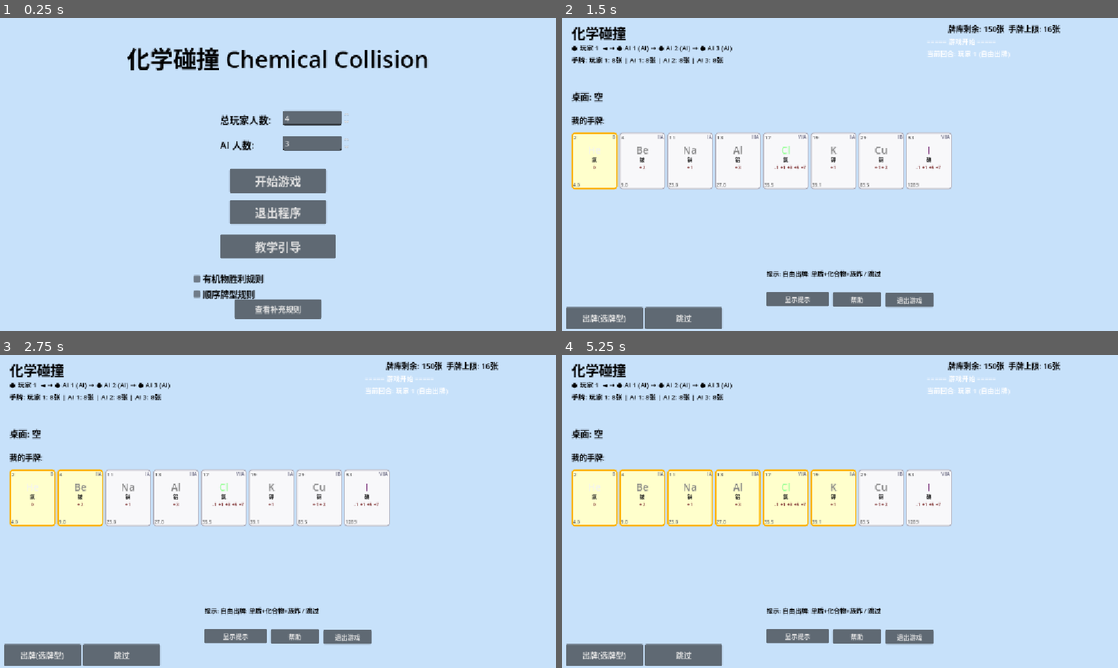
Above: before the commit, frames 1-4 (two rows, left to right).
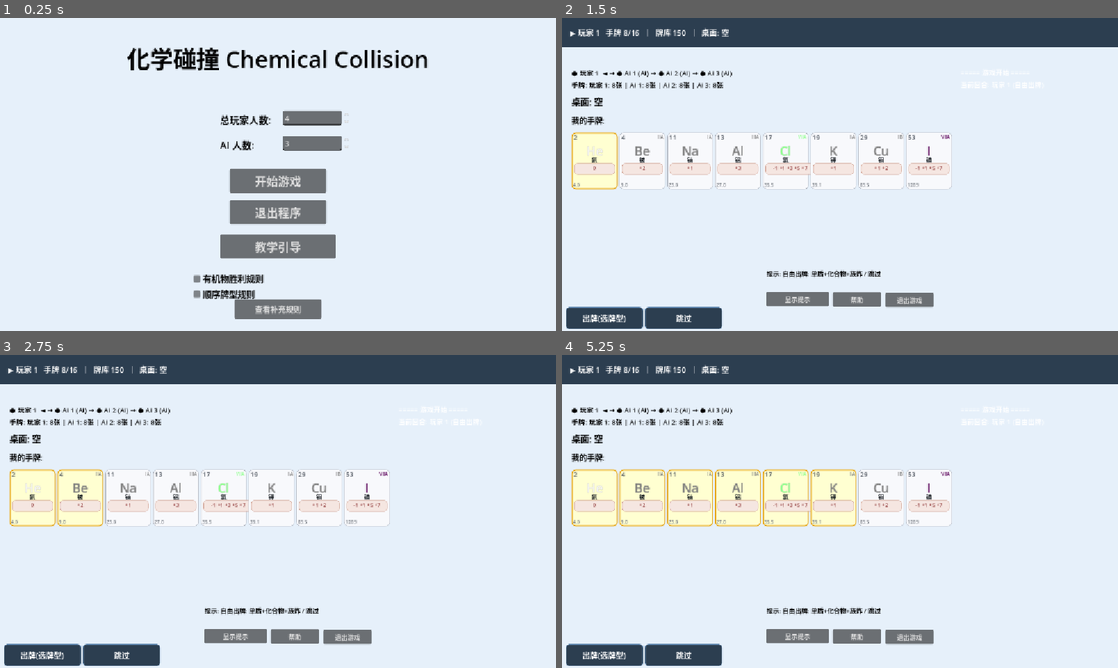
Above: after the commit, the same moments.

Repository: clear-rain108/Chemical_Collision
Game: Godot game, scene res://Main.tscn
Two runs of this game, one before a commit and one after it. Both use one fixed random seed, a clock stepped at 60 frames per second and the inputs below.
Inputs:
- Up to frame 1 (0.25 s): no input
- Up to frame 2 (1.5 s): click "开始游戏" at 0.5 s; click "2" at 1.25 s
- Up to frame 3 (2.75 s): click "4" at 2 s
- Up to frame 4 (5.25 s): click "11" at 2.75 s; click "13" at 3.5 s; click "17" at 4.25 s; click "19" at 5 s

The runs differ from the first frame. In frame 1, 91% of the frame differs, in the area x 0-100%, y 0-100%; in frame 2, 89%; in frame 3, 89%; in frame 4, 89%.

Commit message:
【优化】阶段1美术优化
更新了游戏内卡牌和桌面信息的美术，没涉及逻辑改动

Diff:
--- a/chemical-1/Main.tscn
+++ b/chemical-1/Main.tscn
@@ -26,7 +26,7 @@
 anchor_bottom = 1.0
 grow_horizontal = 2
 grow_vertical = 2
-color = Color(0.78, 0.88, 0.98, 1)
+color = Color(0.902, 0.941, 0.98, 1)
 
 [node name="StartTitle" type="Label" parent="StartPage" unique_id=682625676]
 layout_mode = 1
@@ -208,7 +208,7 @@
 anchor_bottom = 1.0
 grow_horizontal = 2
 grow_vertical = 2
-color = Color(0.78, 0.88, 0.98, 1)
+color = Color(0.902, 0.941, 0.98, 1)
 
 [node name="EndTitle" type="Label" parent="EndPage" unique_id=2051721356]
 layout_mode = 1
@@ -271,7 +271,7 @@
 anchor_bottom = 1.0
 grow_horizontal = 2
 grow_vertical = 2
-color = Color(0.78, 0.88, 0.98, 1)
+color = Color(0.902, 0.941, 0.98, 1)
 
 [node name="TutorialTitle" type="Label" parent="TutorialPage" unique_id=1094856710]
 layout_mode = 1
@@ -423,7 +423,7 @@
 anchor_bottom = 1.0
 grow_horizontal = 2
 grow_vertical = 2
-color = Color(0.78, 0.88, 0.98, 1)
+color = Color(0.902, 0.941, 0.98, 1)
 
 [node name="HelpRulesTitle" type="Label" parent="HelpPage_Rules" unique_id=961850435]
 layout_mode = 0
@@ -615,6 +615,7 @@
 text = "查看卡牌介绍 "
 
 [node name="HelpPage_Cards" type="Control" parent="." unique_id=1780342333]
+visible = false
 layout_mode = 1
 anchors_preset = 8
 anchor_left = 0.5
@@ -635,7 +636,7 @@
 anchor_bottom = 1.0
 grow_horizontal = 2
 grow_vertical = 2
-color = Color(0.78, 0.88, 0.98, 1)
+color = Color(0.902, 0.941, 0.98, 1)
 
 [node name="HelpCardsTitle" type="Label" parent="HelpPage_Cards" unique_id=1683842665]
 layout_mode = 0
@@ -835,7 +836,7 @@
 anchor_bottom = 1.0
 grow_horizontal = 2
 grow_vertical = 2
-color = Color(0.78, 0.88, 0.98, 1)
+color = Color(0.902, 0.941, 0.98, 1)
 
 [node name="HelpSuppTitle" type="Label" parent="HelpPage_Supp" unique_id=1434195713]
 layout_mode = 0
@@ -990,7 +991,6 @@
 text = "查看卡牌介绍"
 
 [node name="GamePage" type="Control" parent="." unique_id=1067851078]
-visible = false
 layout_mode = 1
 anchors_preset = 15
 anchor_right = 1.0
@@ -1005,7 +1005,7 @@
 anchor_bottom = 1.0
 grow_horizontal = 2
 grow_vertical = 2
-color = Color(0.78, 0.88, 0.98, 1)
+color = Color(0.902, 0.941, 0.98, 1)
 
 [node name="TitleLabel" type="Label" parent="GamePage" unique_id=973513050]
 layout_mode = 0
@@ -1020,9 +1020,9 @@
 [node name="InfoLabel" type="Label" parent="GamePage" unique_id=1255070432]
 layout_mode = 0
 offset_left = 20.0
-offset_top = 50.0
+offset_top = 42.0
 offset_right = 480.0
-offset_bottom = 140.0
+offset_bottom = 132.0
 theme_override_colors/font_color = Color(0, 0, 0, 1)
 theme_override_font_sizes/font_size = 14
 text = "初始化中..."
@@ -1030,9 +1030,9 @@
 [node name="TableLabel" type="Label" parent="GamePage" unique_id=119699122]
 layout_mode = 0
 offset_left = 20.0
-offset_top = 150.0
+offset_top = 100.0
 offset_right = 600.0
-offset_bottom = 180.0
+offset_bottom = 130.0
 theme_override_colors/font_color = Color(0, 0, 0, 1)
 theme_override_font_sizes/font_size = 18
 text = "桌面: 空"
@@ -1121,10 +1121,10 @@
 
 [node name="LogLabel" type="Label" parent="GamePage" unique_id=12348460]
 layout_mode = 0
-offset_left = 756.0
-offset_top = 37.0
-offset_right = 1146.0
-offset_bottom = 357.0
+offset_left = 826.0
+offset_top = 41.0
+offset_right = 1216.0
+offset_bottom = 361.0
 theme_override_font_sizes/font_size = 14
 text = "游戏日志:"
 autowrap_mode = 3
--- a/chemical-1/scripts/GameUI.gd
+++ b/chemical-1/scripts/GameUI.gd
@@ -43,6 +43,7 @@
 var hand_container: Control = null      # 手牌区 (HFlowContainer)
 var info_label: Label = null            # 牌权状态
 var deck_count_label: Label = null      # 牌库计数
+var status_bar_label: Label = null      # 顶部状态栏（当前玩家/手牌/牌库/桌面）
 var table_label: Label = null           # 桌面信息
 var log_label: Label = null             # 游戏日志
 var card_info_label: Label = null       # 可出牌型提示
@@ -187,6 +188,7 @@
 		help_btn = game_page.get_node_or_null("HelpBtn")
 		tutorial_label = game_page.get_node_or_null("TutorialLabel")
 		deck_count_label = game_page.get_node_or_null("DeckCountLabel")
+		_build_status_bar()
 		if hint_button:
 			hint_button.toggled.connect(_on_hint_toggled)
 		if quit_button:
@@ -721,6 +723,7 @@
 		return
 	_update_info_label()
 	_update_table_label()
+	_update_status_bar()
 	_update_log_label()
 	_update_action_panel()
 	_update_hand_buttons()
@@ -733,6 +736,65 @@
 func _update_info_label() -> void:
 	if info_label and game_manager:
 		info_label.text = _format_player_status()
+
+# ============================================================
+# 八之二、顶部状态栏（当前玩家 / 手牌数 / 上限 / 牌库 / 桌面）
+# ============================================================
+func _build_status_bar() -> void:
+	if not game_page or status_bar_label != null:
+		return
+	# 深蓝灰背景条（60px，覆盖顶部）
+	var bar = ColorRect.new()
+	bar.color = Color(0.173, 0.243, 0.314, 1.0)   # #2C3E50
+	bar.position = Vector2(0, 0)
+	bar.size = Vector2(1280, 60)
+	game_page.add_child(bar)
+
+	# 状态栏文字
+	var lbl = Label.new()
+	lbl.position = Vector2(16, 8)
+	lbl.size = Vector2(1240, 44)
+	lbl.add_theme_font_size_override("font_size", 16)
+	lbl.add_theme_color_override("font_color", Color(1, 1, 1, 1))
+	lbl.vertical_alignment = VERTICAL_ALIGNMENT_CENTER
+	game_page.add_child(lbl)
+	status_bar_label = lbl
+
+	# 状态栏已整合信息，隐藏被遮挡/冗余的旧标签，下方标签下移 60px 避免重叠
+	var title = game_page.get_node_or_null("TitleLabel")
+	if title: title.visible = false
+	var deck = game_page.get_node_or_null("DeckCountLabel")
+	if deck: deck.visible = false
+	if info_label: info_label.position += Vector2(0, 60)
+	if table_label: table_label.position += Vector2(0, 60)
+	if log_label: log_label.position += Vector2(0, 60)
+
+
+func _update_status_bar() -> void:
+	if not status_bar_label or not game_manager:
+		return
+	var cp_idx = game_manager.get_current_player_index()
+	var cp = game_manager.get_current_player()
+	if cp == null:
+		status_bar_label.text = ""
+		return
+	var ai_tag = "(AI)" if cp.is_ai else ""
+	var cooling = "❄" if cp.clan_bomb_cooling else ""
+	var pass_tag = "⏸" if cp.has_passed else ""
+	var hand_limit = game_manager.get_hand_limit()
+	var db = game_manager.get_database()
+	var deck_remain = db.get_remaining_count() if db else 0
+	# 桌面信息
+	var table_txt = "桌面: 空"
+	if game_manager.get_table_player_index() >= 0:
+		var tp = game_manager.get_players()[game_manager.get_table_player_index()]
+		var pat = CardPatternsScript.detect_pattern(game_manager.get_table_cards())
+		var pn = CardPatternsScript.get_pattern_name(pat)
+		table_txt = "桌面: %s 打出 %s" % [tp.player_name, pn]
+	status_bar_label.text = "▶ %s %s%s%s  手牌 %d/%d  ｜  牌库 %d  ｜  %s" % [
+		cp.player_name, ai_tag, cooling, pass_tag,
+		cp.get_hand_count(), hand_limit, deck_remain, table_txt
+	]
 
 func _format_player_status() -> String:
 	if game_manager == null or game_manager.get_player_count() == 0:
@@ -858,21 +920,21 @@
 	btn.tooltip_text = card.get_full_info()
 
 	var style_normal = StyleBoxFlat.new()
-	style_normal.bg_color = Color(0.97, 0.97, 0.98, 1.0)
+	style_normal.bg_color = Color(0.973, 0.976, 0.988, 0.92)   # #F8F9FC 半透明
 	style_normal.border_width_left = 1
 	style_normal.border_width_right = 1
 	style_normal.border_width_top = 1
 	style_normal.border_width_bottom = 1
-	style_normal.border_color = Color(0.7, 0.7, 0.75, 1.0)
-	style_normal.corner_radius_top_left = 4
-	style_normal.corner_radius_top_right = 4
-	style_normal.corner_radius_bottom_left = 4
-	style_normal.corner_radius_bottom_right = 4
+	style_normal.border_color = Color(0.72, 0.74, 0.78, 0.9)
+	style_normal.corner_radius_top_left = 6
+	style_normal.corner_radius_top_right = 6
+	style_normal.corner_radius_bottom_left = 6
+	style_normal.corner_radius_bottom_right = 6
 	btn.add_theme_stylebox_override("normal", style_normal)
 
 	var style_hover = style_normal.duplicate()
-	style_hover.bg_color = Color(0.9, 0.93, 0.98, 1.0)
-	style_hover.border_color = Color(0.3, 0.5, 0.8, 1.0)
+	style_hover.bg_color = Color(0.9, 0.93, 0.98, 0.95)
+	style_hover.border_color = Color(0.35, 0.55, 0.85, 1.0)
 	btn.add_theme_stylebox_override("hover", style_hover)
 
 	var l_num = Label.new()
@@ -1022,7 +1084,43 @@
 	b.text = text
 	b.custom_minimum_size = Vector2(160, 45)
 	b.add_theme_font_size_override("font_size", 16)
+	b.add_theme_color_override("font_color", Color(1, 1, 1, 1))
 	b.disabled = dis
+
+	# 深蓝灰圆角按钮样式
+	var style_normal = StyleBoxFlat.new()
+	style_normal.bg_color = Color(0.173, 0.243, 0.314, 1.0)   # #2C3E50
+	style_normal.corner_radius_top_left = 6
+	style_normal.corner_radius_top_right = 6
+	style_normal.corner_radius_bottom_left = 6
+	style_normal.corner_radius_bottom_right = 6
+	style_normal.border_width_left = 1
+	style_normal.border_width_right = 1
+	style_normal.border_width_top = 1
+	style_normal.border_width_bottom = 1
+	style_normal.border_color = Color(0.4, 0.55, 0.7, 1.0)
+	style_normal.content_margin_left = 10
+	style_normal.content_margin_right = 10
+	style_normal.content_margin_top = 6
+	style_normal.content_margin_bottom = 6
+	b.add_theme_stylebox_override("normal", style_normal)
+
+	# 悬停：背景变亮
+	var style_hover = style_normal.duplicate()
+	style_hover.bg_color = Color(0.27, 0.38, 0.5, 1.0)
+	style_hover.border_color = Color(0.55, 0.75, 0.95, 1.0)
+	b.add_theme_stylebox_override("hover", style_hover)
+
+	# 按下：略暗
+	var style_pressed = style_normal.duplicate()
+	style_pressed.bg_color = Color(0.12, 0.17, 0.23, 1.0)
+	b.add_theme_stylebox_override("pressed", style_pressed)
+
+	# 禁用：半透明
+	var style_disabled = style_normal.duplicate()
+	style_disabled.bg_color = Color(0.173, 0.243, 0.314, 0.35)
+	b.add_theme_stylebox_override("disabled", style_disabled)
+
 	b.pressed.connect(cb)
 	return b
 
@@ -1095,44 +1193,48 @@
 	btn.tooltip_text = card.get_full_info()
 
 	var style_normal = StyleBoxFlat.new()
-	style_normal.bg_color = Color(0.97, 0.97, 0.98, 1.0)
-	style_normal.border_width_left = 2
-	style_normal.border_width_right = 2
-	style_normal.border_width_top = 2
-	style_normal.border_width_bottom = 2
-	style_normal.border_color = Color(0.7, 0.7, 0.75, 1.0)
-	style_normal.corner_radius_top_left = 6
-	style_normal.corner_radius_top_right = 6
-	style_normal.corner_radius_bottom_left = 6
-	style_normal.corner_radius_bottom_right = 6
+	style_normal.bg_color = Color(0.973, 0.976, 0.988, 1.0)   # #F8F9FC
+	style_normal.border_width_left = 1
+	style_normal.border_width_right = 1
+	style_normal.border_width_top = 1
+	style_normal.border_width_bottom = 1
+	style_normal.border_color = Color(0.72, 0.74, 0.78, 1.0)
+	style_normal.corner_radius_top_left = 8
+	style_normal.corner_radius_top_right = 8
+	style_normal.corner_radius_bottom_left = 8
+	style_normal.corner_radius_bottom_right = 8
 	btn.add_theme_stylebox_override("normal", style_normal)
 
 	var style_hover = style_normal.duplicate()
 	style_hover.bg_color = Color(0.9, 0.93, 0.98, 1.0)
-	style_hover.border_color = Color(0.3, 0.5, 0.8, 1.0)
+	style_hover.border_color = Color(0.35, 0.55, 0.85, 1.0)
+	style_hover.border_width_left = 2
+	style_hover.border_width_right = 2
+	style_hover.border_width_top = 2
+	style_hover.border_width_bottom = 2
 	btn.add_theme_stylebox_override("hover", style_hover)
 
 	if idx in selected_indices:
 		var style_sel = style_normal.duplicate()
-		style_sel.bg_color = Color(1.0, 1.0, 0.8, 1.0)
-		style_sel.border_color = Color(1.0, 0.7, 0.0, 1.0)
-		style_sel.border_width_left = 3
-		style_sel.border_width_right = 3
-		style_sel.border_width_top = 3
-		style_sel.border_width_bottom = 3
+		style_sel.bg_color = Color(1.0, 1.0, 0.82, 1.0)
+		style_sel.border_color = Color(0.9, 0.65, 0.1, 1.0)
+		style_sel.border_width_left = 2
+		style_sel.border_width_right = 2
+		style_sel.border_width_top = 2
+		style_sel.border_width_bottom = 2
 		btn.add_theme_stylebox_override("normal", style_sel)
 
 	var l_num = Label.new()
 	l_num.text = str(card.atomic_number)
-	l_num.add_theme_font_size_override("font_size", 11)
-	l_num.add_theme_color_override("font_color", Color(0.3, 0.3, 0.3, 1))
+	l_num.add_theme_font_size_override("font_size", 12)
+	l_num.add_theme_color_override("font_color", Color(0.25, 0.28, 0.32, 1))
 	l_num.position = Vector2(4, 2)
 	btn.add_child(l_num)
 
 	var l_group = Label.new()
 	l_group.text = card.group
 	l_group.add_theme_font_size_override("font_size", 9)
-	l_group.add_theme_color_override("font_color", Color(0.4, 0.4, 0.5, 1))
+	l_group.add_theme_color_override("font_color", _get_card_color(card))
 	l_group.horizontal_alignment = HORIZONTAL_ALIGNMENT_RIGHT
 	l_group.size = Vector2(48, 14)
 	l_group.position = Vector2(43, 3)
@@ -1140,17 +1242,19 @@
 
 	var l_sym = Label.new()
 	l_sym.text = card.symbol
-	l_sym.add_theme_font_size_override("font_size", 20)
+	l_sym.add_theme_font_size_override("font_size", 26)
 	l_sym.add_theme_color_override("font_color", _get_card_color(card))
+	l_sym.add_theme_color_override("font_outline_color", Color(0, 0, 0, 0.25))
+	l_sym.add_theme_constant_override("outline_size", 2)
 	l_sym.horizontal_alignment = HORIZONTAL_ALIGNMENT_CENTER
-	l_sym.size = Vector2(85, 22)
-	l_sym.position = Vector2(5, 22)
+	l_sym.size = Vector2(85, 26)
+	l_sym.position = Vector2(5, 20)
 	btn.add_child(l_sym)
 
 	var l_name = Label.new()
 	l_name.text = card.name_cn
-	l_name.add_theme_font_size_override("font_size", 11)
-	l_name.add_theme_color_override("font_color", Color(0.1, 0.1, 0.1, 1))
+	l_name.add_theme_font_size_override("font_size", 12)
+	l_name.add_theme_color_override("font_color", Color(0.1, 0.12, 0.14, 1))
 	l_name.horizontal_alignment = HORIZONTAL_ALIGNMENT_CENTER
 	l_name.size = Vector2(85, 15)
 	l_name.position = Vector2(5, 48)
@@ -1163,17 +1267,30 @@
 		else: val_str += "%d" % v
 	var l_val = Label.new()
 	l_val.text = val_str
-	l_val.add_theme_font_size_override("font_size", 10)
-	l_val.add_theme_color_override("font_color", Color(0.5, 0.2, 0.2, 1))
+	l_val.add_theme_font_size_override("font_size", 11)
+	l_val.add_theme_color_override("font_color", Color(0.55, 0.2, 0.2, 1))
 	l_val.horizontal_alignment = HORIZONTAL_ALIGNMENT_CENTER
-	l_val.size = Vector2(85, 13)
-	l_val.position = Vector2(5, 65)
+	l_val.size = Vector2(85, 16)
+	l_val.position = Vector2(5, 64)
+	# 化合价圆底标签
+	var val_bg = StyleBoxFlat.new()
+	val_bg.bg_color = Color(0.96, 0.9, 0.88, 1.0)
+	val_bg.corner_radius_top_left = 6
+	val_bg.corner_radius_top_right = 6
+	val_bg.corner_radius_bottom_left = 6
+	val_bg.corner_radius_bottom_right = 6
+	val_bg.border_width_left = 1
+	val_bg.border_width_right = 1
+	val_bg.border_width_top = 1
+	val_bg.border_width_bottom = 1
+	val_bg.border_color = Color(0.85, 0.7, 0.65, 1.0)
+	l_val.add_theme_stylebox_override("normal", val_bg)
 	btn.add_child(l_val)
 
 	var l_mass = Label.new()
 	l_mass.text = "%.1f" % card.atomic_weight
 	l_mass.add_theme_font_size_override("font_size", 9)
-	l_mass.add_theme_color_override("font_color", Color(0.4, 0.4, 0.4, 1))
+	l_mass.add_theme_color_override("font_color", Color(0.45, 0.47, 0.5, 1))
 	l_mass.position = Vector2(3, 102)
 	btn.add_child(l_mass)
 
@@ -1591,7 +1708,7 @@
 	bg.size = Vector2(800, 110)
 	box.add_child(bg)
 
-	var border = _level0_make_outline_rect(Vector2(300, 360), Vector2(800, 110), Color(0.9, 0.3, 0.1, 1), 4)
+	var border = _level0_make_outline_rect(Vector2(300, 360), Vector2(800, 110), Color(0.906, 0.298, 0.235, 1), 4)
 	box.add_child(border)
 
 	var lbl = Label.new()
